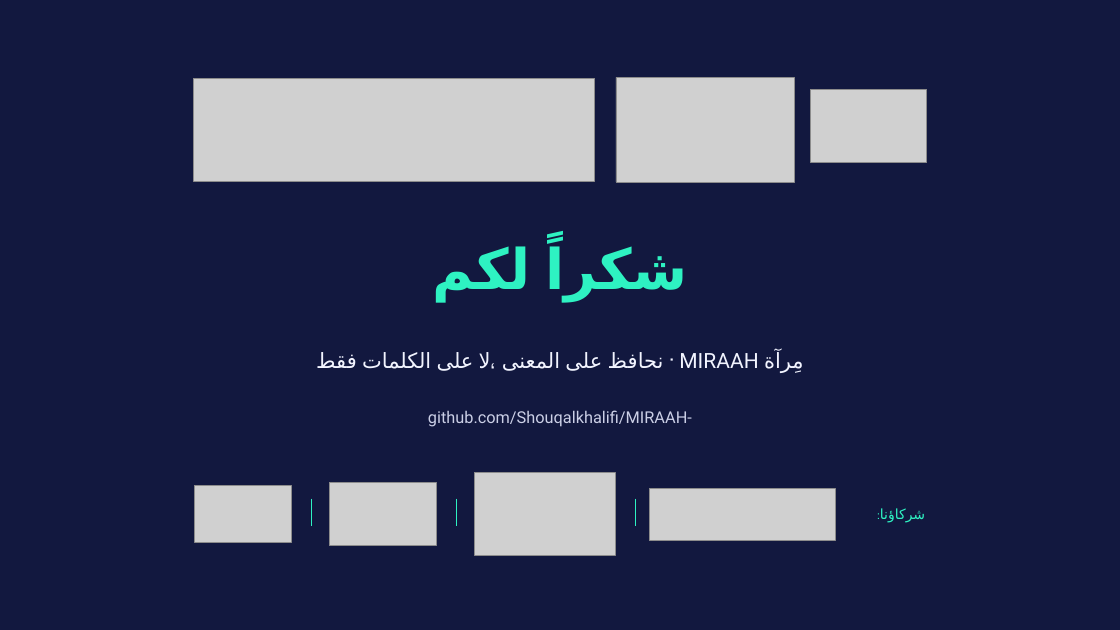
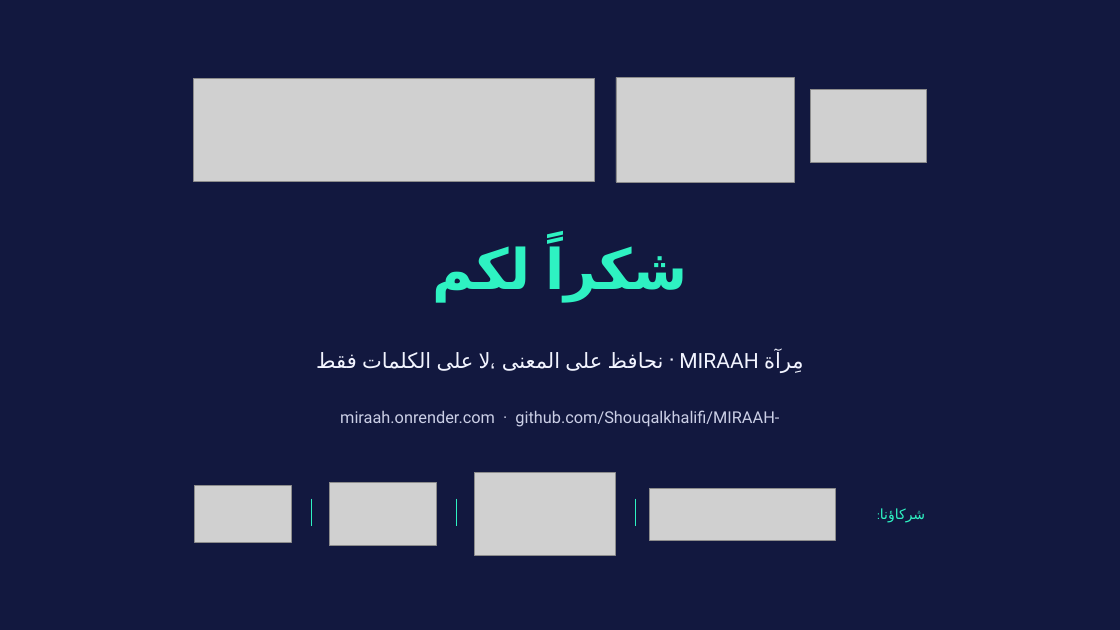
Before and after one commit to Shouqalkhalifi/MIRAAH-, a slide deck: slide 26 of presentation/MIRAAH-presentation.pptx. Drawn at 1120x630 pixels with LibreOffice and Linux fonts; fonts in the diff are those of the drawing; grey boxes stand for pictures; background and template pictures are left out. Boxes give left, top, right and bottom in pixels: in the first picture for what was removed or moved away, otherwise in the second. Text is boxed around its words. In the diff, an @@ line names an element or a change of style, - is before the commit and + after.

```diff
--- a/presentation/MIRAAH-presentation.pptx
+++ b/presentation/MIRAAH-presentation.pptx
@@ text at bbox=[340, 410, 779, 427]: text changed @@
-github.com/Shouqalkhalifi/MIRAAH-
+miraah.onrender.com · github.com/Shouqalkhalifi/MIRAAH-
```
Also in this commit, not shown: 1 other file.
